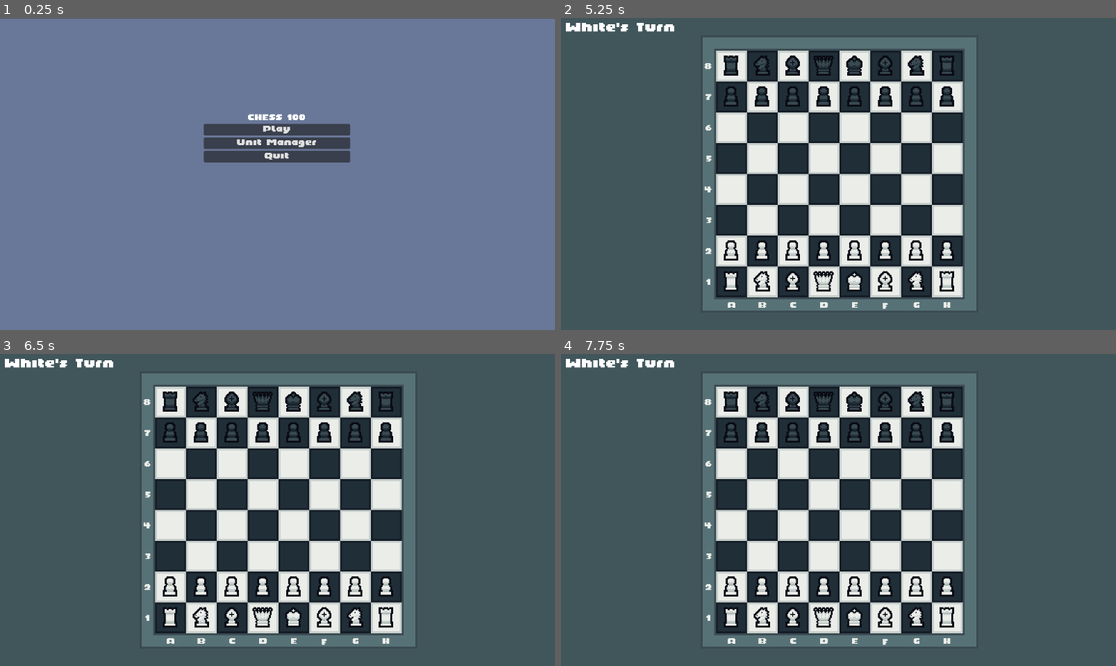
Above: before the commit, frames 1-4 (two rows, left to right).
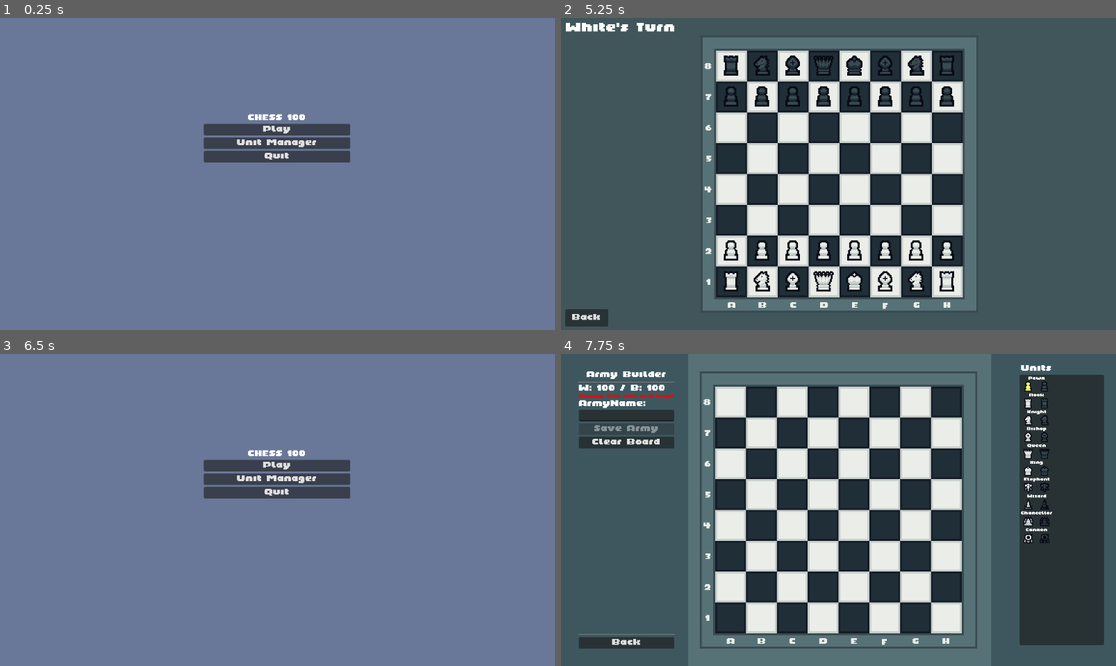
Above: after the commit, the same moments.

Repository: Jayd-H/chess-100
Game: Godot game, scene res://scenes/ui/main_menu.tscn
Two runs of this game, one before a commit and one after it. Both use one fixed random seed, a clock stepped at 60 frames per second and the inputs below. Sound files missing from this copy of the repository are replaced by a short silence.
Inputs (mouse positions are in pixels of both pictures, inside the frame that each line leads up to):
- Up to frame 1 (0.25 s): no input
- Up to frame 2 (5.25 s): click "Unit Manager" at 0.5 s; click "Back" at 1.25 s; click "Play" at 2 s; click "Back" at 2.75 s; click "Play" at 3.5 s; click "Standard Chess Setup" at 4.25 s; click "Play" at 5 s
- Up to frame 3 (6.5 s): click (27, 653) at 5.75 s, where only the run after the commit has a clickable "Back"
- Up to frame 4 (7.75 s): click (838, 478) at 6.5 s, where only the run after the commit has a clickable "Unit Manager"; click (1027, 385) at 7.27 s

The runs differ from the first frame. In frame 1, 0.2% of the frame differs, in the area x 0-100%, y 0-1%; in frame 2, 0.4%; in frame 3, 100%, in the area x 0-100%, y 0-100%; in frame 4, 33%.

Commit message:
feat: adjust styling, add back button to play

Diff:
--- a/scenes/main.tscn
+++ b/scenes/main.tscn
@@ -22,5 +22,18 @@
 grow_vertical = 2
 color = Color(0.252707, 0.339668, 0.35575, 1)
 
+[node name="BackButton" type="Button" parent="CanvasLayer"]
+anchors_preset = 2
+anchor_top = 1.0
+anchor_bottom = 1.0
+offset_left = 9.0
+offset_top = -43.0
+offset_right = 98.0
+offset_bottom = -7.0
+grow_vertical = 0
+text = "Back"
+
 [node name="ChessBoard" parent="." instance=ExtResource("5_ppqcj")]
 z_index = 5
+
+[connection signal="pressed" from="CanvasLayer/BackButton" to="." method="_on_back_button_pressed"]
--- a/scenes/ui/main_menu.tscn
+++ b/scenes/ui/main_menu.tscn
@@ -5,17 +5,9 @@
 [node name="MainMenu" type="Control"]
 layout_mode = 3
 anchors_preset = 0
-offset_right = 40.0
-offset_bottom = 40.0
+offset_right = 66.0
+offset_bottom = 70.0
 script = ExtResource("1_bwxoq")
-
-[node name="ColorRect" type="ColorRect" parent="."]
-layout_mode = 0
-offset_left = -576.0
-offset_top = -323.0
-offset_right = 576.0
-offset_bottom = 324.0
-color = Color(0.411765, 0.466667, 0.596078, 1)
 
 [node name="VBoxContainer" type="VBoxContainer" parent="."]
 layout_mode = 0
@@ -43,3 +35,14 @@
 text = "Quit"
 
 [node name="Camera2D" type="Camera2D" parent="."]
+
+[node name="CanvasLayer" type="CanvasLayer" parent="."]
+layer = -2
+
+[node name="ColorRect" type="ColorRect" parent="CanvasLayer"]
+anchors_preset = 15
+anchor_right = 1.0
+anchor_bottom = 1.0
+grow_horizontal = 2
+grow_vertical = 2
+color = Color(0.411765, 0.466667, 0.596078, 1)
--- a/scenes/ui/unit_manager.tscn
+++ b/scenes/ui/unit_manager.tscn
@@ -9,37 +9,74 @@
 script = ExtResource("1_bamhf")
 
 [node name="Camera2D" type="Camera2D" parent="."]
+zoom = Vector2(2, 2)
 
 [node name="PlacementManager" type="Node" parent="."]
 script = ExtResource("3_4n32h")
 
 [node name="CanvasLayer" type="CanvasLayer" parent="."]
+layer = -1
 
 [node name="UI" type="Control" parent="CanvasLayer"]
 layout_mode = 3
-anchors_preset = 0
+anchors_preset = 15
+anchor_right = 1.0
+anchor_bottom = 1.0
+grow_horizontal = 2
+grow_vertical = 2
 size_flags_horizontal = 4
 size_flags_vertical = 4
 
+[node name="ColorRect3" type="ColorRect" parent="CanvasLayer/UI"]
+layout_mode = 1
+anchors_preset = 15
+anchor_right = 1.0
+anchor_bottom = 1.0
+grow_horizontal = 2
+grow_vertical = 2
+color = Color(0.341176, 0.447059, 0.466667, 1)
+
+[node name="ColorRect2" type="ColorRect" parent="CanvasLayer/UI"]
+layout_mode = 1
+anchors_preset = 11
+anchor_left = 1.0
+anchor_right = 1.0
+anchor_bottom = 1.0
+offset_left = -259.0
+grow_horizontal = 0
+grow_vertical = 2
+color = Color(0.146319, 0.237705, 0.284286, 0.509804)
+
 [node name="UnitSelector" parent="CanvasLayer/UI" instance=ExtResource("4_6eb2f")]
-layout_mode = 0
-offset_left = 756.0
-offset_top = 201.0
-offset_right = 836.0
-offset_bottom = 515.0
+layout_mode = 1
+anchors_preset = 11
+anchor_left = 1.0
+anchor_right = 1.0
+anchor_bottom = 1.0
+offset_left = -200.0
+offset_top = 43.0
+offset_right = -25.0
+offset_bottom = -43.0
+grow_horizontal = 0
+grow_vertical = 2
 
 [node name="ColorRect" type="ColorRect" parent="CanvasLayer/UI"]
-layout_mode = 0
-offset_right = 400.0
-offset_bottom = 720.0
+layout_mode = 1
+anchors_preset = 9
+anchor_bottom = 1.0
+offset_right = 264.0
+grow_vertical = 2
 color = Color(0.146319, 0.237705, 0.284286, 0.509804)
 
 [node name="VBoxContainer" type="VBoxContainer" parent="CanvasLayer/UI"]
-layout_mode = 0
-offset_left = 20.0
-offset_top = 20.0
-offset_right = 380.0
-offset_bottom = 700.0
+layout_mode = 1
+anchors_preset = 9
+anchor_bottom = 1.0
+offset_left = 37.0
+offset_top = 36.0
+offset_right = 203.0
+offset_bottom = -36.0
+grow_vertical = 2
 
 [node name="Title" type="Label" parent="CanvasLayer/UI/VBoxContainer"]
 layout_mode = 2
@@ -74,9 +111,11 @@
 
 [node name="HSeparator2" type="HSeparator" parent="CanvasLayer/UI/VBoxContainer"]
 layout_mode = 2
+size_flags_vertical = 10
 
 [node name="BackButton" type="Button" parent="CanvasLayer/UI/VBoxContainer"]
 layout_mode = 2
+size_flags_vertical = 8
 text = "Back"
 
 [node name="BoardView" parent="." instance=ExtResource("4_f2jtx")]
--- a/scripts/main.gd
+++ b/scripts/main.gd
@@ -5,6 +5,7 @@
 var game_controller = null
 var turn_label = null
 var custom_army_data = null
+@onready var back_button: Button = $CanvasLayer/BackButton
 
 func _ready():
 	# Wait one frame to make sure all nodes are loaded
@@ -186,3 +187,7 @@
 func _on_turn_changed(is_white_turn):
 	print("Turn changed to: ", "White" if is_white_turn else "Black")
 	update_ui()
+
+
+func _on_back_button_pressed() -> void:
+	get_tree().change_scene_to_file("res://scenes/ui/main_menu.tscn")
--- a/scripts/ui/unit_manager.gd
+++ b/scripts/ui/unit_manager.gd
@@ -66,7 +66,7 @@
 
 # Update the budget display
 func update_budget_display():
-	budget_label.text = "White: " + str(white_budget) + " / Black: " + str(black_budget)
+	budget_label.text = "W: " + str(white_budget) + " / B: " + str(black_budget)
 
 # Handle clicks from BoardView signal
 func _on_board_square_clicked(x, y):
@@ -252,7 +252,7 @@
 		save_button.disabled = false
 	else:
 		if !has_white_king and !has_black_king:
-			warning_label.text = "Warning: Both sides need a king!"
+			warning_label.text = "Warning: Both sides need kings!"
 		elif !has_white_king:
 			warning_label.text = "Warning: White needs a king!"
 		else:
